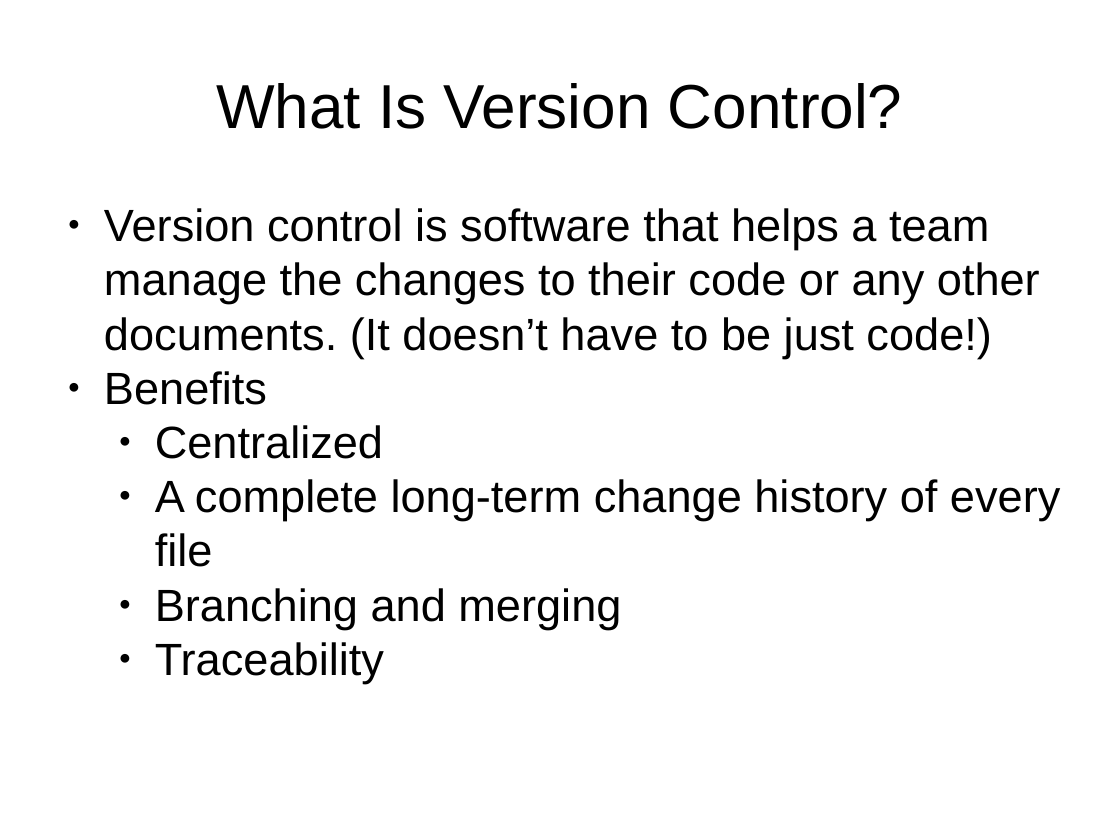
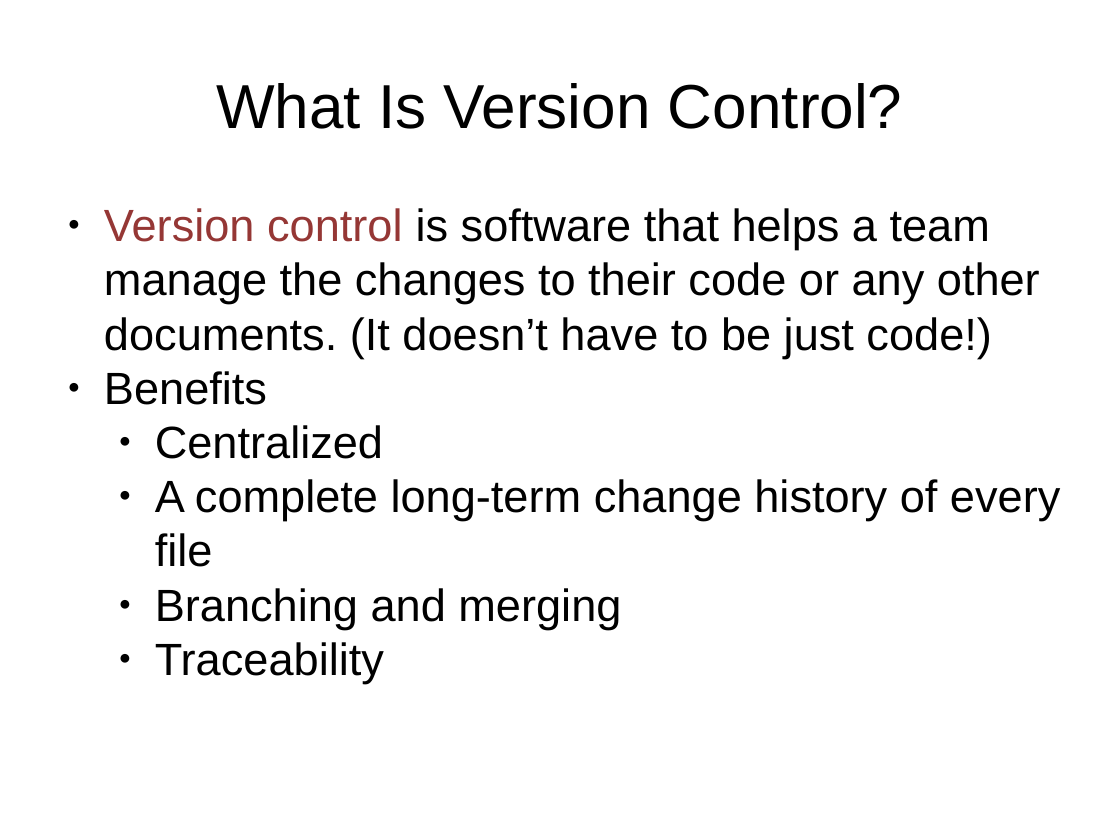
Before and after one commit to jamesclarence/github_presentation, a slide deck: slide 2 of github_demo_11082016.pptx. Drawn at 1120x840 pixels with LibreOffice and Linux fonts; fonts in the diff are those of the drawing. Boxes give left, top, right and bottom in pixels: in the first picture for what was removed or moved away, otherwise in the second. Text is boxed around its words. In the diff, an @@ line names an element or a change of style, - is before the commit and + after.

```diff
--- a/github_demo_11082016.pptx
+++ b/github_demo_11082016.pptx
@@ text at (x1=104, y1=208, x2=1040, y2=358): text colour #000000 to #953735 in "Version control" @@
```
Also in this commit, not shown: 4 other slides changed, 5 slides added, 3 other files.
